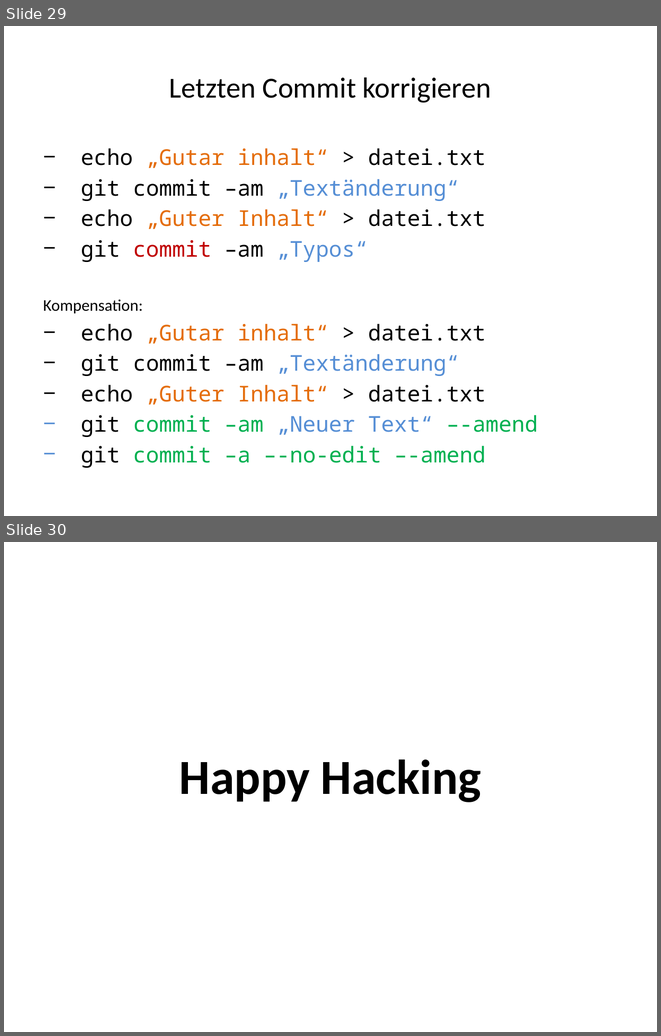
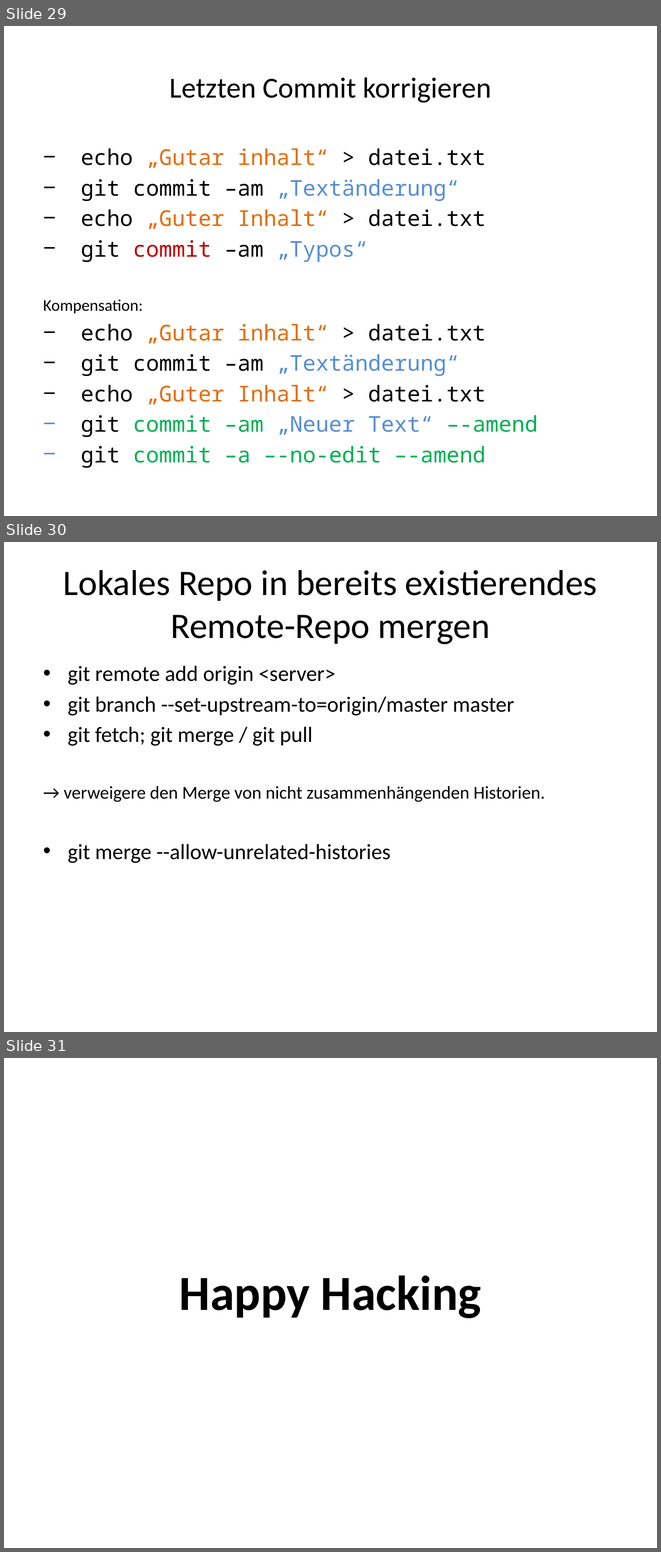
Before and after one commit to kotlincook/gitplayground, a slide deck: GIT.pptx. Shown one above the other, each under a label of ours: slides 29 and 30 before the commit, slides 29, 30 and 31 after it. The pictures are 661x1036 and 661x1552 pixels, drawn with LibreOffice and Linux fonts; fonts in the diff are those of the drawing. Boxes give left, top, right and bottom in pixels: in the first picture for what was removed or moved away, otherwise in the second. Text is boxed around its words. In the diff, an @@ line names an element or a change of style, - is before the commit and + after.

```diff
--- a/GIT.pptx
+++ b/GIT.pptx
@@ slide 30 added at (x1=4, y1=542, x2=657, y2=1032), background #FFFFFF @@
@@ title added at (x1=63, y1=570, x2=597, y2=644), 39.6 pt, text #000000 @@
+Lokales Repo in bereits existierendes Remote-Repo mergen
@@ text added at (x1=64, y1=665, x2=545, y2=863), 24 pt, text #000000 @@
+• git remote add origin <server>
+• git branch --set-upstream-to=origin/master master
+• git fetch; git merge / git pull
+→ verweigere den Merge von nicht zusammenhängenden Historien.
+• git merge --allow-unrelated-histories
@@ what was slide 30 is now slide 31 @@
```
Also in this commit, not shown: 2 other files.
